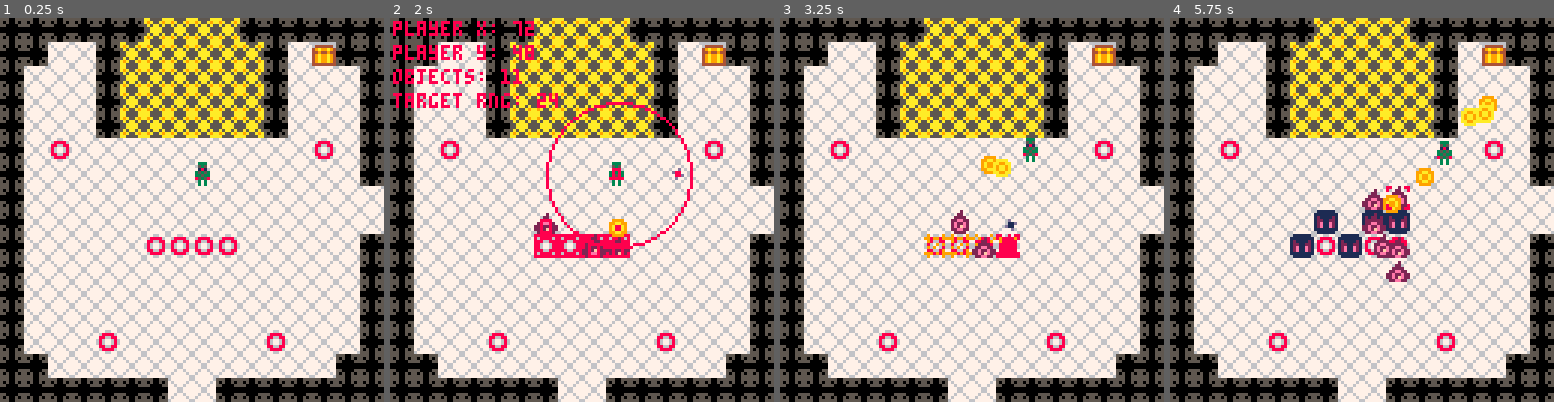
Above: before the commit, frames 1-4 (left to right).
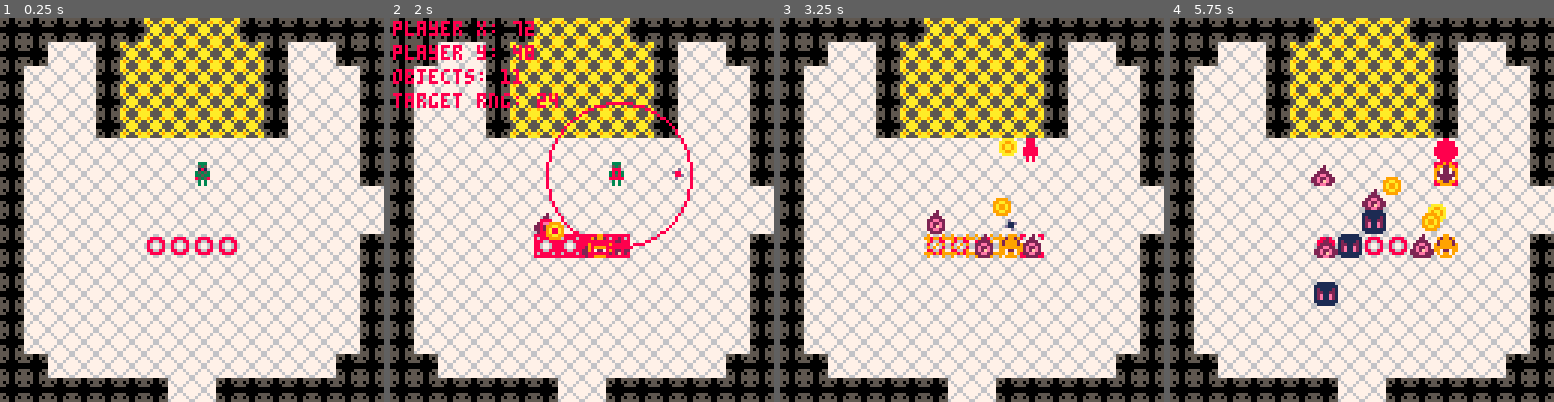
Above: after the commit, the same moments.

Repository: rledford/pico-door
Game: PICO-8 cartridge door.p8
The game is run twice, just before and just after one commit, with the same random seed, the same clock (stepped at 60 frames per second) and the same inputs.
Inputs:
- Up to frame 1 (0.25 s): no input
- Up to frame 2 (2 s): tap X (X key) at 0.33, 1.07, 1.85 s; tap O (Z key) at 0.7, 1.7 s; hold Right from 1.6 s (still down)
- Up to frame 3 (3.25 s): release Right at 2.1 s; tap O (Z key) at 2.1, 2.5, 2.9 s; hold Up 2.15-2.42 s; hold Right 2.47-3.03 s; tap X (X key) at 2.97 s; hold Left from 3.08 s (still down)
- Up to frame 4 (5.75 s): tap O (Z key) every 0.4 s from 3.3 to 5.7 s; release Left at 3.58 s; hold Down 3.63-3.97 s; hold Right 4.02-4.68 s; tap X (X key) at 4.08, 5.2 s; hold Up 4.73-5.03 s; hold Left 5.08-5.68 s; hold Down from 5.73 s (still down)

The runs differ from the first frame. In frame 1, 1.4% of the frame differs, in the area x 12-88%, y 6-88%; in frame 2, 1.9%; in frame 3, 3.5%; in frame 4, 6.7%.

Commit message:
Add fang_type enemy. Update todos.

Diff:
--- a/door.p8
+++ b/door.p8
@@ -16,6 +16,7 @@
 -- [x] when player takes damage, do flash animation and make temporarily invulnerable (and not collidable)
 -- [x] player takes damage when touching enemies
 -- [x] add max objects and prevent spawning more enemies when max is reached
+-- [] implement room load/unload
 -- [] persist which doors have been destroyed
 -- [] make destroyed doors not respawn when reentering room
 -- [] despawn enemies when switching rooms
@@ -79,7 +80,7 @@
 	make_enemy_spawn_point(48,72,{eye_type, bug_type},50)
 	make_enemy_spawn_point(56,72,{eye_type, bug_type},50)
 	make_enemy_spawn_point(64,72,{eye_type, bug_type},50)
-	make_enemy_spawn_point(72,72,{eye_type, bug_type},50)
+	make_enemy_spawn_point(72,72,{fang_type},50)
 	update_fn = game_update
 end
 
@@ -306,6 +307,29 @@
 	end
 }
 
+fang_type = {
+	init=function(this)
+		this.hitbox={x=1,y=2,w=6,h=5}
+		this.target=nil
+		this.auto_target_radius=40
+		this.anim = make_animation({53,54}, 40)
+		this.threat = 1
+		this.group = ENEMY_GROUP
+		this.hp = 10
+		this.move_rate=5
+		this.move_timer=0
+		this.touch_damage = 15
+	end,
+	update=function(this)
+		this.move_timer = clamp(this.move_timer - 1, 0, this.move_rate)
+		if this.move_timer <= 0  and ceil(rnd(100)) > 95 then
+			this.move_timer = this.move_rate
+			plan_next_move(this)
+		end
+		this.anim.update()
+	end
+}
+
 door_type = {
 	init=function(this)
 		this.group = ENEMY_GROUP
@@ -730,8 +754,8 @@
 00700700550000557767767744444444111111115a5aa5a5788668870900000000000090000000000000000000000000000000000000000049a99a9449a99a94
 0000000050500505767777674444444411111111a9a55a9a768888679009090999909099000000000000000000000000000000000000000049a99a9449a99a94
 0000000055500555677777764444444411111111aa5555aa67766776090000900900009000000000000000000000000000000000000000004444444444444444
-66666666667666766666666655555555880000880000000000000000000000007000707000000000000000000000000000000000000000000000000000000000
-66666666667766776666666655155155800000080000000000000000000000007070007000000000000000000000000000000000000000000000000000000000
+66666666667666766666666655555555880000880000000000000000000000000000000000000000000000000000000000000000000000000000000000000000
+66666666667766776666666655155155800000080000000000000000000000000000000000000000000000000000000000000000000000000000000000000000
 6655665566556655665555665555555500000000000000000000000000000000000000000000000000000000000000000000000000000000000d00000000d000
 666666666666666666566566515555150000000000000000000000000000000000000000000000000000000000000000000000000000000000011d0000d11000
 666666666766676666566566515555150000000000000000000000000000000000000000000000000000000000000000000000000000000000d1100000011d00
@@ -889,19 +913,19 @@
 0000000000000000000000000000000000000000000000000000000000000000000000000000000000000000000000000000000000000000000000000000000000000000000000000000000000000000000000000000000000000000000000000000000000000000000000000000000000000000000000000000000000000000
 __map__
 0101010101010505050501010101010100000000000000000000000000000000000000000000000000000000000000000000000000000000000000000000000000000000000000000000000000000000000000000000000000000000000000000000000000000000000000000000000000000000000000000000000000000000
-010102020105050505050501020e010100000000000000000000000000000000000000000000000000000000000000000000000000000000000000000000000000000000000000000000000000000000000000000000000000000000000000000000000000000000000000000000000000000000000000000000000000000000
+0101020201050505050505010202010100000000000000000000000000000000000000000000000000000000000000000000000000000000000000000000000000000000000000000000000000000000000000000000000000000000000000000000000000000000000000000000000000000000000000000000000000000000
 0102020201050505050505010202020100000000000000000000000000000000000000000000000000000000000000000000000000000000000000000000000000000000000000000000000000000000000000000000000000000000000000000000000000000000000000000000000000000000000000000000000000000000
 0102020201050505050505010202020100000000000000000000000000000000000000000000000000000000000000000000000000000000000000000000000000000000000000000000000000000000000000000000000000000000000000000000000000000000000000000000000000000000000000000000000000000000
 0102020201050505050505010202020101010101010101010101010101010101000000000000000000000000000000000000000000000000000000000000000000000000000000000000000000000000000000000000000000000000000000000000000000000000000000000000000000000000000000000000000000000000
-0102060202020202020202020206020101020202020202020202020202020201000000000000000000000000000000000000000000000000000000000000000000000000000000000000000000000000000000000000000000000000000000000000000000000000000000000000000000000000000000000000000000000000
 0102020202020202020202020202020101020202020202020202020202020201000000000000000000000000000000000000000000000000000000000000000000000000000000000000000000000000000000000000000000000000000000000000000000000000000000000000000000000000000000000000000000000000
-0102020202020202020202020202020202100202020202020202020202021002000000000000000000000000000000000000000000000000000000000000000000000000000000000000000000000000000000000000000000000000000000000000000000000000000000000000000000000000000000000000000000000000
-0102020202020202020202020202020202100202020202020202020202021002000000000000000000000000000000000000000000000000000000000000000000000000000000000000000000000000000000000000000000000000000000000000000000000000000000000000000000000000000000000000000000000000
 0102020202020202020202020202020101020202020202020202020202020201000000000000000000000000000000000000000000000000000000000000000000000000000000000000000000000000000000000000000000000000000000000000000000000000000000000000000000000000000000000000000000000000
-0102020202020202020202020202020101020202020202020210020202020101000000000000000000000000000000000000000000000000000000000000000000000000000000000000000000000000000000000000000000000000000000000000000000000000000000000000000000000000000000000000000000000000
-0102020202020202020202020202020101010101010101011002010101010101000000000000000000000000000000000000000000000000000000000000000000000000000000000000000000000000000000000000000000000000000000000000000000000000000000000000000000000000000000000000000000000000
-01020202020202020202020202020201010e0202020202020210020100000000000000000000000000000000000000000000000000000000000000000000000000000000000000000000000000000000000000000000000000000000000000000000000000000000000000000000000000000000000000000000000000000000
-0102020206020202020202060202020101020202020202021002020100000000000000000000000000000000000000000000000000000000000000000000000000000000000000000000000000000000000000000000000000000000000000000000000000000000000000000000000000000000000000000000000000000000
+0102020202020202020202020202020202020202020202020202020202020201000000000000000000000000000000000000000000000000000000000000000000000000000000000000000000000000000000000000000000000000000000000000000000000000000000000000000000000000000000000000000000000000
+0102020202020202020202020202020202020202020202020202020202020201000000000000000000000000000000000000000000000000000000000000000000000000000000000000000000000000000000000000000000000000000000000000000000000000000000000000000000000000000000000000000000000000
+0102020202020202020202020202020101020202020202020202020202020201000000000000000000000000000000000000000000000000000000000000000000000000000000000000000000000000000000000000000000000000000000000000000000000000000000000000000000000000000000000000000000000000
+0102020202020202020202020202020101020202020202020202020202020101000000000000000000000000000000000000000000000000000000000000000000000000000000000000000000000000000000000000000000000000000000000000000000000000000000000000000000000000000000000000000000000000
+0102020202020202020202020202020101010101010101010202010101010101000000000000000000000000000000000000000000000000000000000000000000000000000000000000000000000000000000000000000000000000000000000000000000000000000000000000000000000000000000000000000000000000
+0102020202020202020202020202020101020202020202020202020100000000000000000000000000000000000000000000000000000000000000000000000000000000000000000000000000000000000000000000000000000000000000000000000000000000000000000000000000000000000000000000000000000000
+0102020202020202020202020202020101020202020202020202020100000000000000000000000000000000000000000000000000000000000000000000000000000000000000000000000000000000000000000000000000000000000000000000000000000000000000000000000000000000000000000000000000000000
 0101020202020202020202020202010101020202020202020202020100000000000000000000000000000000000000000000000000000000000000000000000000000000000000000000000000000000000000000000000000000000000000000000000000000000000000000000000000000000000000000000000000000000
 0101010101010102020101010101010101010101010101010202010100000000000000000000000000000000000000000000000000000000000000000000000000000000000000000000000000000000000000000000000000000000000000000000000000000000000000000000000000000000000000000000000000000000
 0101010101010102020101010101010101010101010101010202010101010101000000000000000000000000000000000000000000000000000000000000000000000000000000000000000000000000000000000000000000000000000000000000000000000000000000000000000000000000000000000000000000000000
